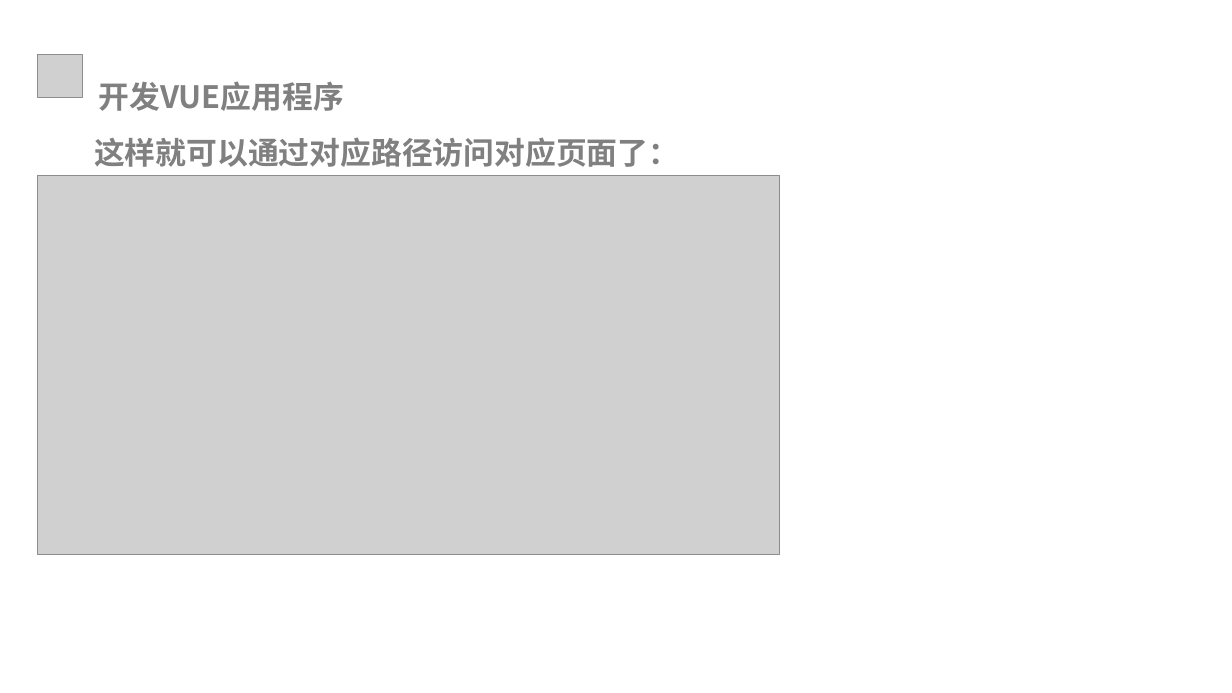
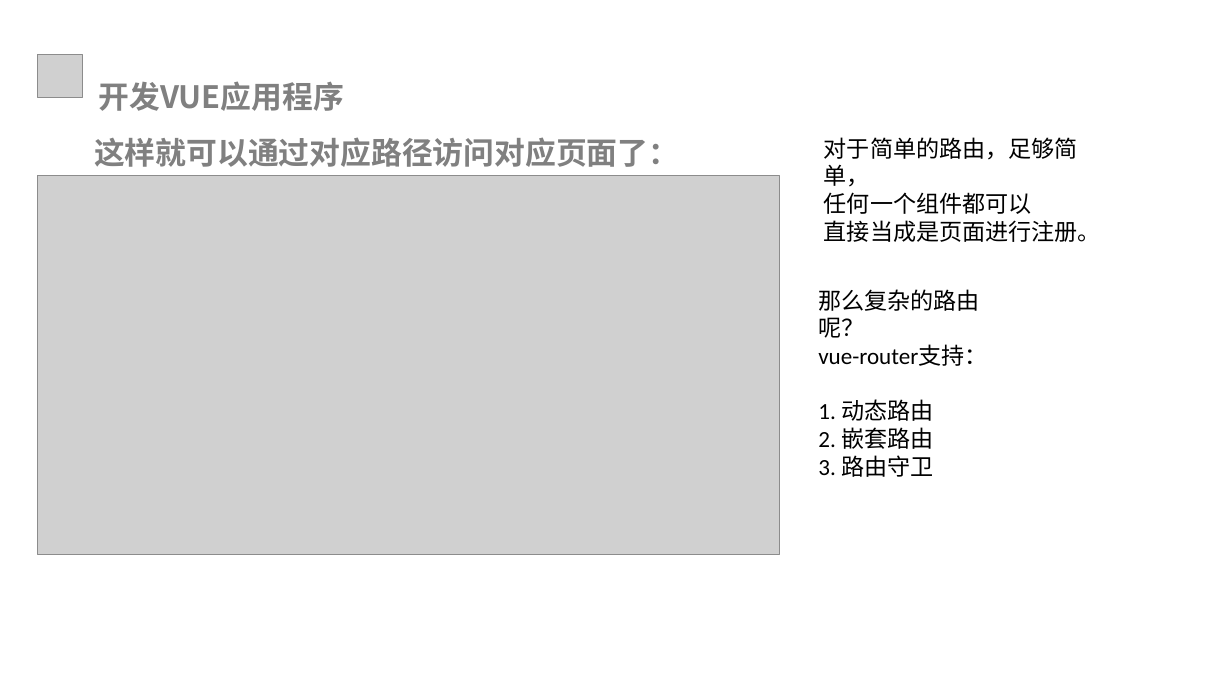
Before and after one commit to xiaozs/ppt, a slide deck: slide 38 of 3.开发VUE应用程序.pptx (slide 22 before the commit). Drawn at 1232x693 pixels with LibreOffice and Linux fonts; fonts in the diff are those of the drawing; grey boxes stand for pictures; background and template pictures are left out. Boxes give left, top, right and bottom in pixels: in the first picture for what was removed or moved away, otherwise in the second. Text is boxed around its words. In the diff, an @@ line names an element or a change of style, - is before the commit and + after.

```diff
--- a/3.开发VUE应用程序.pptx
+++ b/3.开发VUE应用程序.pptx
@@ text added at <box>824,137,1101,242</box>, 18 pt, text #000000 @@
+对于简单的路由，足够简单，
+任何一个组件都可以
+直接当成是页面进行注册。
@@ text added at <box>818,289,987,477</box>, 18 pt, text #000000 @@
+那么复杂的路由呢？
+vue-router支持：
+1. 动态路由
+2. 嵌套路由
+3. 路由守卫
```
Also in this commit, not shown: 2 other slides changed, 25 slides added, 16 other files.
